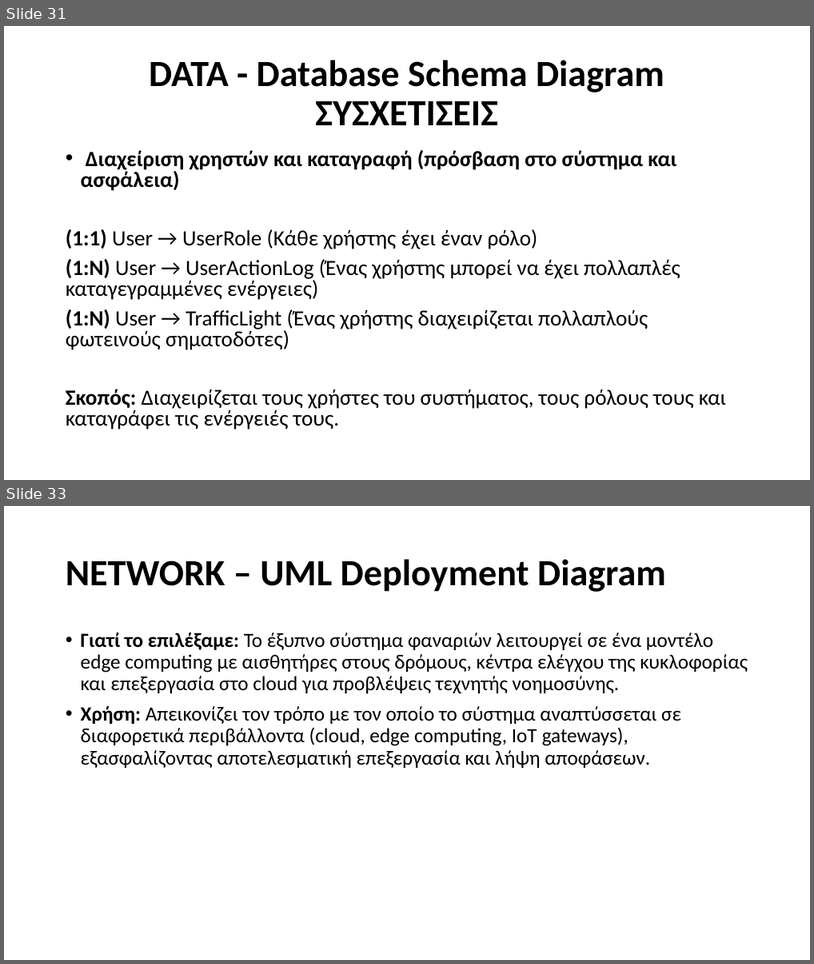
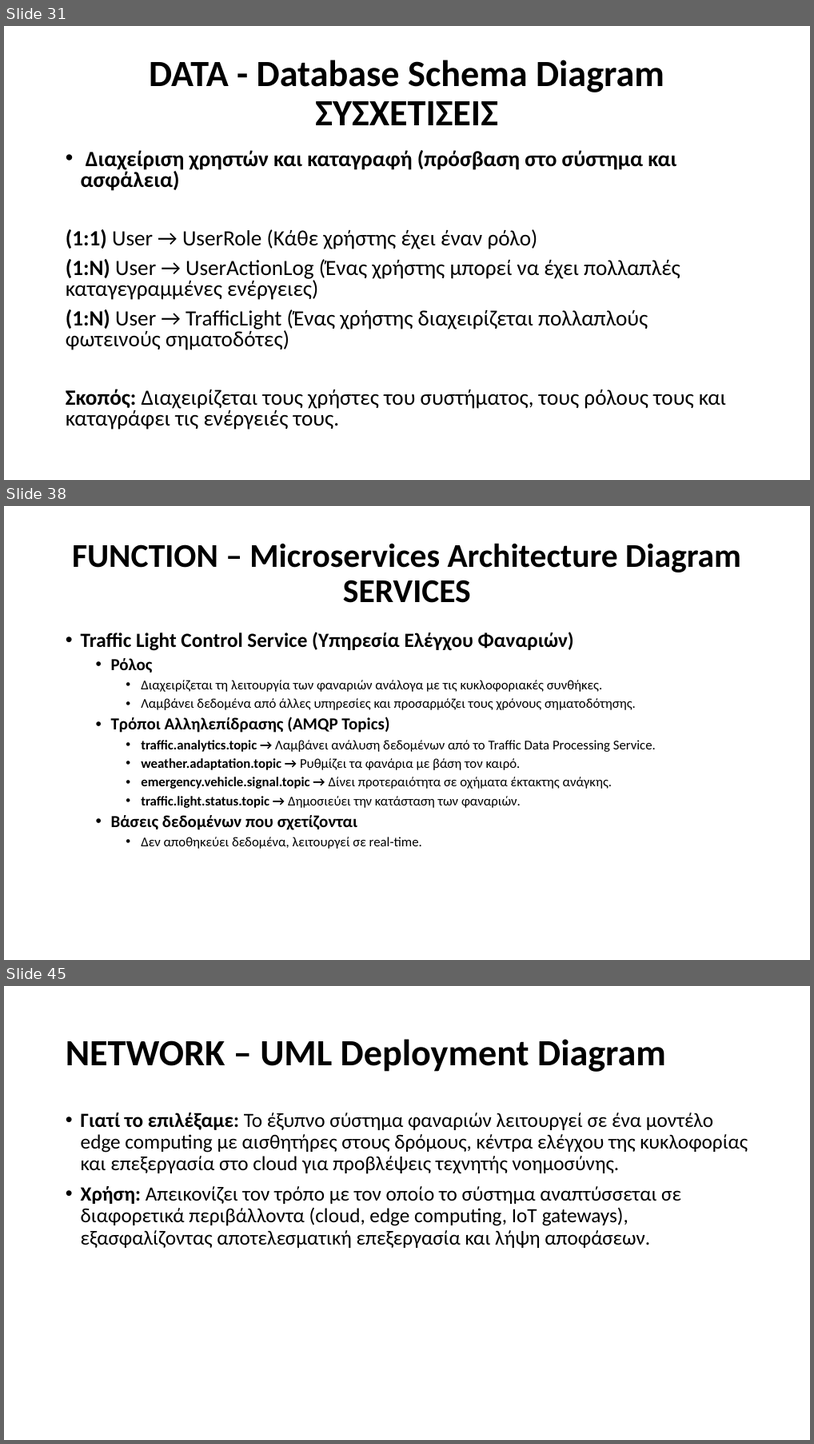
Before and after one commit to Ath21/STL_Drive, a slide deck: Presentation.pptx. Shown one above the other, each under a label of ours: slides 31 and 33 before the commit, slides 31, 38 and 45 after it; the slides between them are not shown. The pictures are 814x964 and 814x1444 pixels, drawn with LibreOffice and Linux fonts; fonts in the diff are those of the drawing. Boxes give left, top, right and bottom in pixels: in the first picture for what was removed or moved away, otherwise in the second. Text is boxed around its words. In the diff, an @@ line names an element or a change of style, - is before the commit and + after.

```diff
--- a/Presentation.pptx
+++ b/Presentation.pptx
@@ slide 38 added at box(4, 506, 810, 960), background #FFFFFF @@
@@ title added at box(72, 543, 742, 603), 39.6 pt, text #000000, bold @@
+FUNCTION – Microservices Architecture Diagram
+SERVICES
@@ text added at box(81, 632, 656, 848), 16 pt, text #000000 @@
+• Traffic Light Control Service (Υπηρεσία Ελέγχου Φαναριών)
+  • Ρόλος
+    • Διαχειρίζεται τη λειτουργία των φαναριών ανάλογα με τις κυκλοφοριακές συνθήκες.
+    • Λαμβάνει δεδομένα από άλλες υπηρεσίες και προσαρμόζει τους χρόνους σηματοδότησης.
+  • Τρόποι Αλληλεπίδρασης (AMQP Topics)
+    • traffic.analytics.topic → Λαμβάνει ανάλυση δεδομένων από το Traffic Data Processing Service.
+    • weather.adaptation.topic → Ρυθμίζει τα φανάρια με βάση τον καιρό.
+    • emergency.vehicle.signal.topic → Δίνει προτεραιότητα σε οχήματα έκτακτης ανάγκης.
+    • traffic.light.status.topic → Δημοσιεύει την κατάσταση των φαναριών.
+  • Βάσεις δεδομένων που σχετίζονται
+    • Δεν αποθηκεύει δεδομένα, λειτουργεί σε real-time.
@@ what was slide 33 is now slide 45 @@
```
Also in this commit, not shown: 1 slide changed, 11 other slides added, 3 other files.
